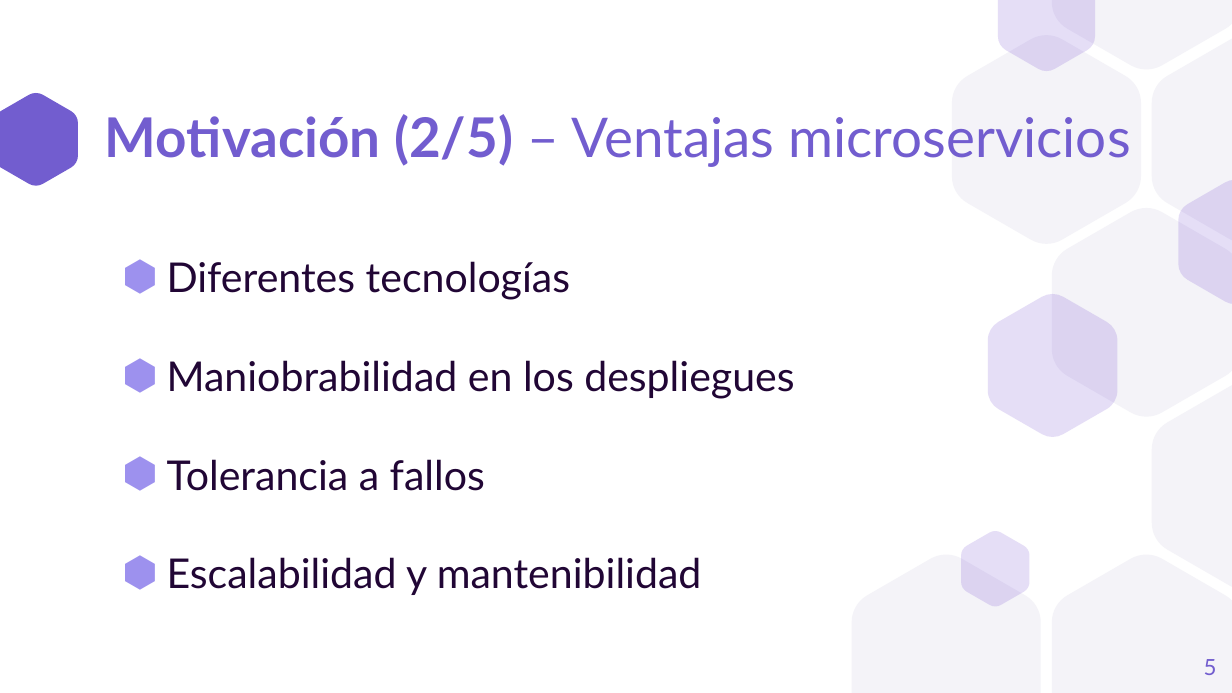
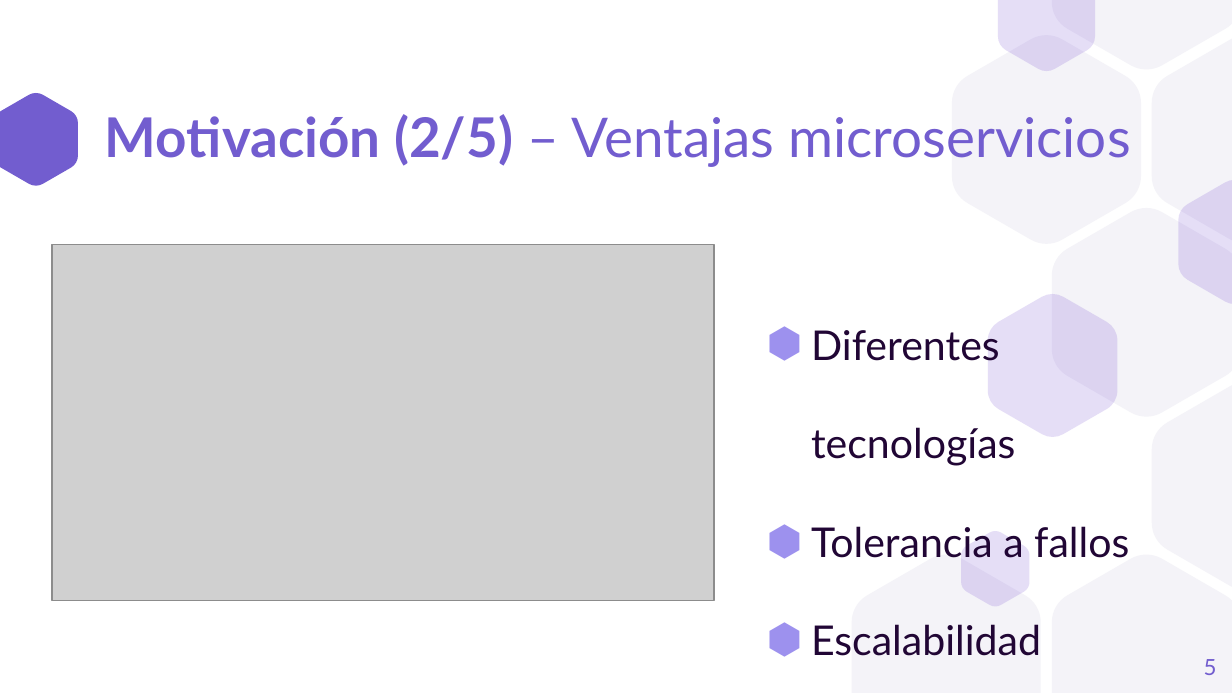
Before and after one commit to a1ex9788/TFG, a slide deck: slide 5 of TFG_AlejandroCarrion.pptx. Drawn at 1232x693 pixels with LibreOffice and Linux fonts; fonts in the diff are those of the drawing; grey boxes stand for pictures. Boxes give left, top, right and bottom in pixels: in the first picture for what was removed or moved away, otherwise in the second. Text is boxed around its words. In the diff, an @@ line names an element or a change of style, - is before the commit and + after.

```diff
--- a/TFG_AlejandroCarrion.pptx
+++ b/TFG_AlejandroCarrion.pptx
@@ picture added at bbox=[52, 245, 713, 601] @@
@@ text "Diferentes tecnologías": place and size @@
-text "Diferentes tecnologías" at bbox=[167, 261, 794, 595]
+text "Diferentes tecnologías" at bbox=[811, 330, 1129, 656]
@@ text at bbox=[167, 360, 794, 399]: paragraph removed @@
-⬢ Maniobrabilidad en los despliegues
@@ text at bbox=[811, 624, 1041, 656]: text changed @@
-⬢ Escalabilidad y mantenibilidad
+⬢ Escalabilidad
```
Also in this commit, not shown: 3 other slides changed.
